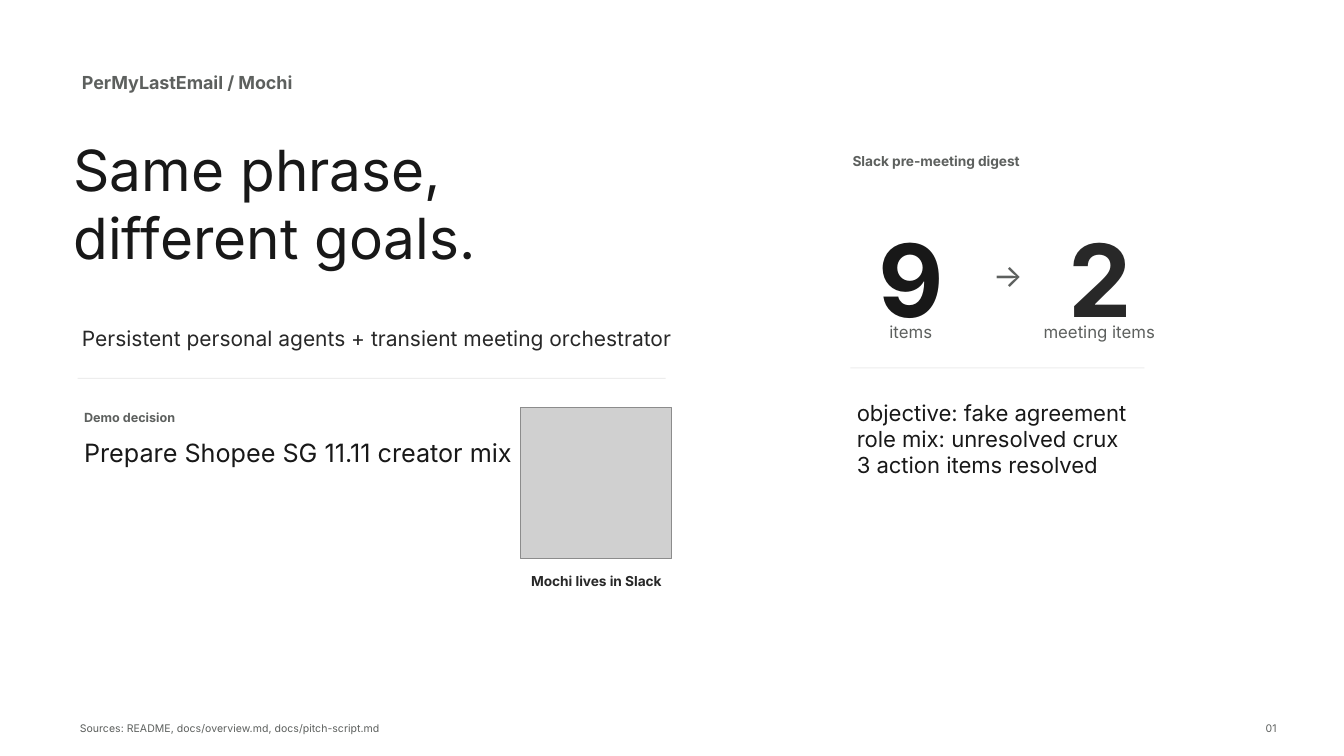
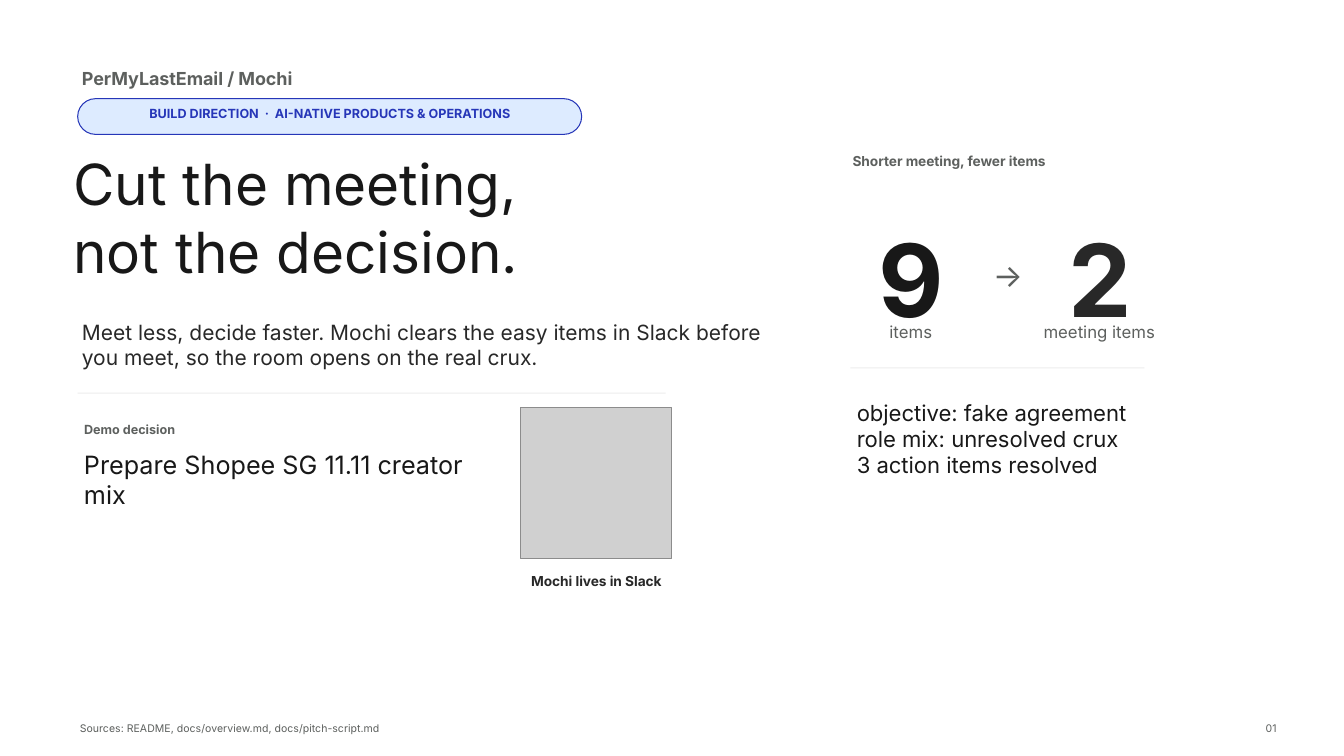
Before and after one commit to leewaichong/opensea, a slide deck: slide 1 of docs/pitch-deck/output/per-my-last-email-hackathon-pitch.pptx. Drawn at 1344x756 pixels with LibreOffice and Linux fonts; fonts in the diff are those of the drawing; grey boxes stand for pictures; background and template pictures are left out. Boxes give left, top, right and bottom in pixels: in the first picture for what was removed or moved away, otherwise in the second. Text is boxed around its words. In the diff, an @@ line names an element or a change of style, - is before the commit and + after.

```diff
--- a/docs/pitch-deck/output/per-my-last-email-hackathon-pitch.pptx
+++ b/docs/pitch-deck/output/per-my-last-email-hackathon-pitch.pptx
@@ text "PerMyLastEmail / Mochi": place and size @@
-text "PerMyLastEmail / Mochi" at (82,75,292,93)
+text "PerMyLastEmail / Mochi" at (82,71,292,89)
@@ rounded rectangle added at (78,99,582,134), fill #DDEBFF, outline #2636B8 0.75 pt @@
@@ text added at (149,108,511,118), 9 pt, text #2636B8, bold @@
+BUILD DIRECTION · AI-NATIVE PRODUCTS & OPERATIONS
@@ text removed at (73,149,476,271) @@
-Same phrase,
-different goals.
@@ text added at (73,162,518,274), 40.5 pt, text #181818 @@
+Cut the meeting,
+not the decision.
@@ text at (853,155,1046,169): text changed @@
-Slack pre-meeting digest
+Shorter meeting, fewer items
@@ text added at (82,324,761,370), 15 pt, text #282828 @@
+Meet less, decide faster. Mochi clears the easy items in Slack before you meet, so the room opens on the real crux.
@@ text removed at (82,330,670,351) @@
-Persistent personal agents + transient meeting orchestrator
@@ rectangle: place and size @@
-rectangle at (78,378,665,379)
+rectangle at (78,393,665,394)
@@ text "Demo decision": place and size @@
-text "Demo decision" at (84,412,175,422)
+text "Demo decision" at (84,424,175,434)
@@ text "Prepare Shopee SG 11.11 creator ..." rewrapped from (84,443,512,467) to (84,455,463,504) @@
```
Also in this commit, not shown: 5 other slides changed, 1 slide added, 1 slide removed, 25 other files.
